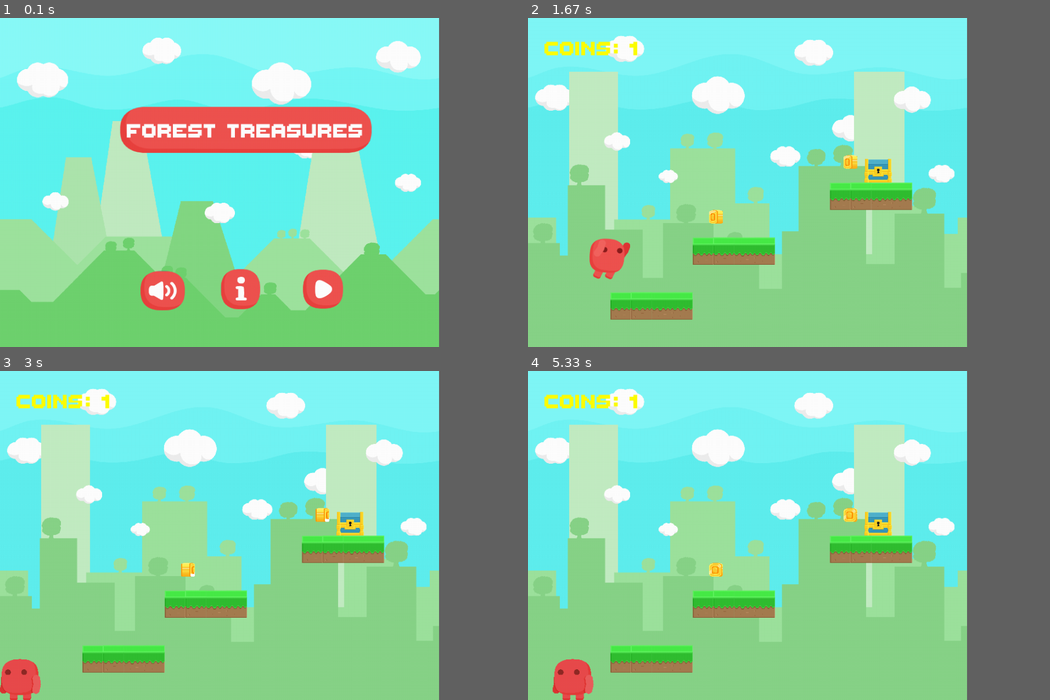
Above: before the commit, frames 1-4 (two rows, left to right).
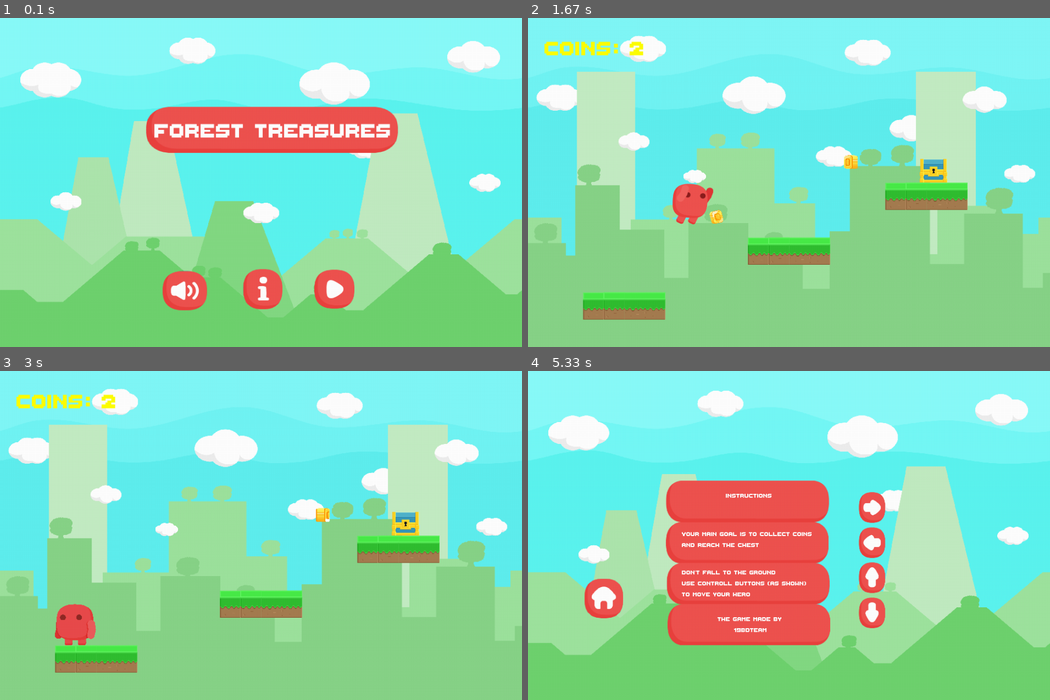
Above: after the commit, the same moments.

Repository: bahamashina/pygame
Game: pygame game, started from main.py
The game is run twice, just before and just after one commit, with the same random seed, the same clock (stepped at 60 frames per second) and the same inputs.
Inputs (mouse positions are in pixels of both pictures, inside the frame that each line leads up to):
- Up to frame 1 (0.1 s): no input
- Up to frame 2 (1.67 s): click (862, 297) at 0.38 s; hold Right 0.67-1.13 s; move the mouse to (768, 195) at 0.7 s; hold Up 1.17-1.47 s; hold Right from 1.5 s (still down)
- Up to frame 3 (3 s): release Right at 1.97 s; hold Left 2-2.53 s; hold Left 2.57-2.97 s
- Up to frame 4 (5.33 s): hold Up 3-3.37 s; hold Right 3.4-4.03 s; hold Left 4.07-4.53 s; hold Esc 4.57-5.03 s; click (789, 663) at 5.12 s
In our replay, the window is 757x568 before the commit and 900x568 after it. These sizes can differ from the game's own. Grey fills any space a smaller window leaves; there, only what the larger window draws over its background counts as a difference.

The runs differ from the first frame. In frame 1, 40% of the frame differs, in the area x 3-100%, y 0-89%; in frame 2, 34%; in frame 3, 35%; in frame 4, 62%, in the area x 0-100%, y 0-100%.

Commit message:
bug fixing

Diff:
--- a/main.py
+++ b/main.py
@@ -1,8 +1,7 @@
 import pygame
 
-
 pygame.init()
-screenwidth = 800
+screenwidth = 950
 screenheight = 600
 screen = pygame.display.set_mode((screenwidth,screenheight))
 pygame.display.set_caption('Forest treasures')
@@ -53,6 +52,7 @@
 	else:
 		button_tick -=2
 
+
 class Player(pygame.sprite.Sprite):
 	# Изначально игрок смотрит вправо, поэтому эта переменная True
 	right = True
@@ -64,8 +64,6 @@
 		super().__init__()
 
 		# Создаем изображение для игрока
-		# Изображение находится в этой же папке проекта
-
 
 		self.images=[pygame.transform.scale(pygame.image.load('pictures/hero.png'),(75,75)),
             pygame.transform.scale(pygame.image.load('pictures/jump.png'),(75,75)),
@@ -128,6 +126,7 @@
 			self.change_y = 0
 
 	def calc_grav(self):
+		global done
 		# Здесь мы вычисляем как быстро объект будет
 		# падать на землю под действием гравитации
 		if self.change_y == 0:
@@ -142,6 +141,7 @@
 					self.flip()
 		# Если уже на земле, то ставим позицию Y как 0
 		if self.rect.y >= screenheight - self.rect.height and self.change_y >= 0:
+			done=True
 			self.change_y = 0
 			self.rect.y = screenheight - self.rect.height
 			if(self.right): # Проверяем куда он смотрит и если что, то переворачиваем его
@@ -173,6 +173,7 @@
 			else:
 				self.image=self.images[2]
 				self.flip()
+
 	# Передвижение игрока
 	def go_left(self):
 		# Сами функции будут вызваны позже из основного цикла
@@ -247,10 +248,8 @@
 		# Также указываем фото платформы
 		self.image = pygame.transform.scale(pygame.image.load('pictures/platform1.png'),(150,50))
 
-
 		# Установите ссылку на изображение прямоугольника
 		self.rect = self.image.get_rect()
-
 
 
 class Enemy(pygame.sprite.Sprite):
@@ -262,12 +261,12 @@
 		self.rect = self.image.get_rect()
 		self.timer=0
 		self.anim =True
+
+
 	def draw(self,player,x,y):
 
 		global current_level_no,done
 		self.speed=2
-
-
 
 		if self.timer == 200:
 			self.anim=False
@@ -317,7 +316,6 @@
 			self.coin_anim =0
 
 
-
 		if self.coin_cnt == 0:
 			self.rect = screen.blit(self.images[0],(x,y))
 
@@ -340,7 +338,7 @@
 		self.player = player
 		self.chest=Chest()
 		self.level=level
-		self.chests=[[600,225],[550,225],[650,225]]
+		self.chests=[[700,225],[770,180],[650,260]]
 		self.coins=[]
 		self.enemy=Enemy()
 
@@ -348,8 +346,8 @@
 		self.enemies_pos=[[],[],[300,50]]
 
 		self.coins_pos = [[[175,450],[330,350],[575,250]],
-                      [[150,300],[425,400],[575,500]],
-                      [[175,150],[330,350],[575,250]]]
+                      [[125,330],[475,300],[600,200]],
+                      [[270,150],[330,350],[575,250]]]
 
 		self.coin_cnt =-1
 
@@ -392,11 +390,10 @@
 		# Массив с данными про платформы. Данные в таком формате:
 		# ширина, высота, x и y позиция
 		level = [
-			[210, 32, 150, 500],
-			[210, 32, 300, 400],
-			[210, 32, 550, 300],
+			[210, 32, 100, 500],
+			[210, 32, 400, 400],
+			[210, 32, 650, 300],
 		]
-
 
 		# Перебираем массив и добавляем каждую платформу в группу спрайтов - platform_list
 		for platform in level:
@@ -407,8 +404,6 @@
 			self.platform_list.add(block)
 
 
-
-
 class Level_02(Level):
 	def __init__(self, player):
 		# Вызываем родительский конструктор
@@ -417,12 +412,11 @@
 		# Массив с данными про платформы. Данные в таком формате:
 		# ширина, высота, x и y позиция
 		level = [
-			[150, 32, 75, 350],
-			[210, 32, 320, 450],
-			[100, 32, 525, 300],
-			[210, 32, 550, 550]
+			[150, 32, 50, 230],
+			[150, 32, 360, 380],
+			[150, 32, 700, 250],
+			[150, 32, 230, 500]
 		]
-
 
 		# Перебираем массив и добавляем каждую платформу в группу спрайтов - platform_list
 		for platform in level:
@@ -432,6 +426,7 @@
 			block.player = self.player
 			self.platform_list.add(block)
 
+
 class Level_03(Level):
 	def __init__(self, player):
 		# Вызываем родительский конструктор
@@ -441,15 +436,15 @@
 		# ширина, высота, x и y позиция
 		level = [
 			[150, 32, 75, 350],
-			[210, 32, 320, 400],
-			[100, 32, 575, 300],
-			[210, 32, 250, 200]
+			[150, 32, 350, 450],
+			[150, 32, 575, 330],
+			[150, 32, 270, 220]
 		]
 
 		# Перебираем массив и добавляем каждую платформу в группу спрайтов - platform_list
 		for platform in level:
 			block = Platform(platform[0], platform[1])
-			block.rect.x = platform[2]
+			block.rect.x = platform[2]+tick
 			block.rect.y = platform[3]
 			block.player = self.player
 			self.platform_list.add(block)
@@ -457,23 +452,27 @@
 def game_over(win):
 	game_over=True
 	while game_over:
-
 		screen.blit(pygame.transform.scale(pygame.image.load('pictures/title2.png'),(500,300)),(200,150))
-		if win :draw_text("You Win",font3,(255,255,0),screen,250,225)
-		else:draw_text("You Lose",font3,(255,255,0),screen,250,225)
-		draw_text("You Score is : {}".format(coin_count),font3,(255,255,0),screen,250,250)
-		draw_text("Press any Button to return",font3,(255,255,0),screen,250,275)
-		draw_text("Main Menu",font3,(255,255,0),screen,250,300)
-
+		if win :draw_text("               You Win",font3,(255,255,0),screen,250,225)
+		else:draw_text("              You Lost",font3,(255,255,0),screen,250,225)
+		draw_text("You Score is : {} out of 9".format(coin_count),font3,(255,255,0),screen,250,250)
+		draw_text("Press ESC Button to return",font3,(255,255,0),screen,250,290)
+		draw_text("Main Menu ",font3,(255,255,0),screen,250,310)
+		draw_text("Press SPACE Button to ",font3,(255,255,0),screen,250,350)
+		draw_text("Play again",font3,(255,255,0),screen,250,370)
 
 		for event in pygame.event.get():
 			if event.type == pygame.QUIT:
 				game_over=False
 			if event.type==pygame.KEYDOWN:
-				game_over=False
+				if event.key == pygame.K_SPACE:
+					game_over=False
+					return True
+				elif event.key == pygame.K_ESCAPE:
+					game_over=False
+					return False
 		pygame.display.update()
 		pygame.time.Clock().tick(30)
-
 
 button_tick=0
 button_anim=True
@@ -485,111 +484,106 @@
 
 def game():
 	global current_level_no,coin_count,done,tick,anim
-	current_level_no = 0
-	coin_count=0
-	# Создаем игрока
-	player = Player()
-	win=False
-
-	# Создаем все уровни
-
-
-	# Устанавливаем текущий уровень
-	hero_pos = [[50,screenheight - player.rect.height],[50,200],[150,300]]
-
-
-	# Цикл будет до тех пор, пока пользователь не нажмет кнопку закрытия
-
-	done = False
-	# Используется для управления скоростью обновления экрана
-	clock = pygame.time.Clock()
-	level_list = [Level_01(player),Level_02(player),Level_03(player)]
-	hero_cnt = 0
-	move=  [[[],[],[]],
-			[[],[],[],[]],
-			[[],[],[]]]
-	tick=0
-	anim=True
-
-
-
-	# Основной цикл программы
-	while not done:
-
-
-
-		if hero_cnt == current_level_no :
-			player.rect.x=hero_pos[current_level_no][0]
-			player.rect.y=hero_pos[current_level_no][1]
-			hero_cnt += 1
-		current_level = level_list[current_level_no]
-
-		active_sprite_list = pygame.sprite.Group()
-		player.level = current_level
-		active_sprite_list.add(player)
-		# Отслеживание действий
-		for event in pygame.event.get():
-			if event.type == pygame.QUIT: # Если закрыл программу, то останавливаем цикл
-				done = True
-
-			# Если нажали на стрелки клавиатуры, то двигаем объект
-			if event.type == pygame.KEYDOWN:
-				if event.key == pygame.K_LEFT:
-					player.go_left()
-				if event.key == pygame.K_RIGHT:
-					player.go_right()
-				if event.key == pygame.K_UP:
-					player.jump()
-
-			if event.type == pygame.KEYUP:
-				if event.key == pygame.K_LEFT and player.change_x < 0:
-					player.stop()
-				if event.key == pygame.K_RIGHT and player.change_x > 0:
-					player.stop()
-
-		# Обновляем игрока
-		active_sprite_list.update()
-
-		# Обновляем объекты на сцене
-		current_level.update()
-
-
-		if current_level_no==1:
-			i=current_level.platform_list.sprites()
-			i[1].rect.x +=tick
-			if tick ==10:
-				anim = False
-			elif tick == -10:
-				anim = True
-
-			if anim:
-				tick +=1
-			else:
-				tick -=1
-
-
-		# Если игрок приблизится к правой стороне, то дальше его не двигаем
-		if player.rect.right > screenwidth:
-			player.rect.right = screenwidth
-
-		# Если игрок приблизится к левой стороне, то дальше его не двигаем
-		if player.rect.left < 0:
-			player.rect.left = 0
-
-		# Рисуем объекты на окне
-		current_level.draw(screen)
-		active_sprite_list.draw(screen)
-		draw_text("Coins: {}".format(coin_count),font4,(255,255,0),screen,30,30)
-
-		# Устанавливаем количество фреймов
-		clock.tick(30)
-
-		# Обновляем экран после рисования объектов
-		pygame.display.flip()
-		if current_level_no ==len(level_list):
-			done=True
-			win=True
-	game_over(win)
+	for play_again in range(1000):
+		current_level_no = 0
+		coin_count=0
+		# Создаем игрока
+		player = Player()
+		win=False
+
+		# Создаем все уровни
+
+		# Устанавливаем текущий уровень
+		hero_pos = [[100,screenheight - 200],[50,200],[150,300]]
+
+		# Цикл будет до тех пор, пока пользователь не нажмет кнопку закрытия
+
+		done = False
+		# Используется для управления скоростью обновления экрана
+		clock = pygame.time.Clock()
+		level_list = [Level_01(player),Level_02(player),Level_03(player)]
+		hero_cnt = 0
+		# move=  [[[],[],[]],
+		# 		[[],[],[],[]],
+		# 		[[],[],[]]]
+		tick=0
+		anim=True
+
+		# Основной цикл программы
+		while not done:
+			if hero_cnt == current_level_no :
+				player.rect.x=hero_pos[current_level_no][0]
+				player.rect.y=hero_pos[current_level_no][1]
+				hero_cnt += 1
+			current_level = level_list[current_level_no]
+
+			active_sprite_list = pygame.sprite.Group()
+			player.level = current_level
+			active_sprite_list.add(player)
+			# Отслеживание действий
+			for event in pygame.event.get():
+				if event.type == pygame.QUIT: # Если закрыл программу, то останавливаем цикл
+					done = True
+
+				# Если нажали на стрелки клавиатуры, то двигаем объект
+				if event.type == pygame.KEYDOWN:
+					if event.key == pygame.K_LEFT:
+						player.go_left()
+					if event.key == pygame.K_RIGHT:
+						player.go_right()
+					if event.key == pygame.K_UP:
+						player.jump()
+
+				if event.type == pygame.KEYUP:
+					if event.key == pygame.K_LEFT and player.change_x < 0:
+						player.stop()
+					if event.key == pygame.K_RIGHT and player.change_x > 0:
+						player.stop()
+
+			# Обновляем игрока
+			active_sprite_list.update()
+
+			# Обновляем объекты на сцене
+			current_level.update()
+
+
+			if current_level_no==1 or current_level_no==2:
+				i=current_level.platform_list.sprites()
+				i[1].rect.x +=tick
+				if tick == 15:
+					anim = False
+				elif tick == -15:
+					anim = True
+
+				if anim:
+					tick +=1
+				else:
+					tick -=1
+
+			# Если игрок приблизится к правой стороне, то дальше его не двигаем
+			if player.rect.right > screenwidth:
+				player.rect.right = screenwidth
+
+			# Если игрок приблизится к левой стороне, то дальше его не двигаем
+			if player.rect.left < 0:
+				player.rect.left = 0
+
+			# Рисуем объекты на окне
+			current_level.draw(screen)
+			active_sprite_list.draw(screen)
+			draw_text("Coins: {}".format(coin_count),font4,(255,255,0),screen,30,30)
+
+			# Устанавливаем количество фреймов
+			clock.tick(30)
+
+			# Обновляем экран после рисования объектов
+			pygame.display.flip()
+			if current_level_no ==len(level_list):
+				done=True
+				win=True
+		play_again=game_over(win)
+		if not play_again:
+			break
 
 def options():
 	global click
@@ -599,17 +593,16 @@
 		menu_button_rect = screen.blit(menu_button,(100,350+button_tick))
 		screen.blit(bg,(0,0))
 		screen.blit(options_titles,(250,200))
-		screen.blit(example_buttons,(600,200))
-
-		draw_text("""This is Forest treasures Game""",font2,(255,255,255),screen,270,220)
-		draw_text("""Your main goal is to collect coins""",font2,(255,255,255),screen,270,250)
-		draw_text("""to controll Hero reach the chest""",font2,(255,255,255),screen,270,290)
-		draw_text("""but avoid enemies which will disturb you""",font2,(255,255,255),screen,270,310)
-		draw_text("""which will disturb you""",font2,(255,255,255),screen,270,360)
-		draw_text("""Use controll buttons as an example:""",font2,(255,255,255),screen,270,380)
-		draw_text("""to controll Hero""",font2,(255,255,255),screen,270,400)
-		draw_text("""The Game Made by """,font2,(255,255,255),screen,270,430)
-		draw_text("""MKM Team""",font2,(255,255,255),screen,270,450)
+		screen.blit(example_buttons,(600,220))
+
+		draw_text("""                  Instructions""",font2,(255,255,255),screen,270,220)
+		draw_text("""  Your main goal is to collect coins""",font2,(255,255,255),screen,270,290)
+		draw_text("""  and reach the chest""",font2,(255,255,255),screen,270,310)
+		draw_text("""  Don't fall to the ground """,font2,(255,255,255),screen,270,360)
+		draw_text("""  Use controll buttons (as shown)""",font2,(255,255,255),screen,270,380)
+		draw_text("""  to move your Hero""",font2,(255,255,255),screen,270,400)
+		draw_text("""               The Game Made by """,font2,(255,255,255),screen,270,445)
+		draw_text("""                     19BDTEAM""",font2,(255,255,255),screen,270,465)
 
 		buttons_animation()
 		mx,my = pygame.mouse.get_pos()
@@ -618,6 +611,7 @@
 			screen.blit(menu_button_2,(98,348+button_tick))
 			if click:
 				pygame.mixer.music.load('music/click.mp3')
+				pygame.mixer.music.load('music/menu_music.mp3')
 				pygame.mixer.music.play(1)
 				option =False
 		else:screen.blit(menu_button,(100,350+button_tick))
@@ -636,9 +630,7 @@
 		pygame.display.update()
 		pygame.time.Clock().tick(30)
 
-
 music=True
-
 
 
 
@@ -650,32 +642,25 @@
     pygame.mixer.music.set_volume(0.5)
 
 
-
-    button_play_rect = screen.blit(button_play,(550,450+button_tick))
-    button_options_rect = screen.blit(button_options,(400,450+button_tick))
-    music_on_rect=screen.blit(music_on,(250,440+button_tick))
-    music_off_rect=screen.blit(music_off,(250,440+button_tick))
+    button_play_rect = screen.blit(button_play,(570,450+button_tick))
+    button_options_rect = screen.blit(button_options,(440,450+button_tick))
+    music_on_rect=screen.blit(music_on,(290,440+button_tick))
+    music_off_rect=screen.blit(music_off,(290,440+button_tick))
 
     while True:
-        button_play_rect = screen.blit(button_play,(550,450+button_tick))
-        button_options_rect = screen.blit(button_options,(400,450+button_tick))
-        music_on_rect=screen.blit(music_on,(250,440+button_tick))
+        button_play_rect = screen.blit(button_play,(570,450+button_tick))
+        button_options_rect = screen.blit(button_options,(440,450+button_tick))
+        music_on_rect=screen.blit(music_on,(290,440+button_tick))
         buttons_animation()
 
-
         screen.blit(bg,(0,0))
-        screen.blit(title,(200+button_tick,150))
-
-
-
-
-
-
-        draw_text("Forest treasures",font4,(255,255,255),screen,225+button_tick,180)
+        screen.blit(title,(247+button_tick,150))
+
+        draw_text("Forest treasures",font4,(255,255,255),screen,275+button_tick,180)
         mx,my = pygame.mouse.get_pos()
 
         if button_play_rect.collidepoint(mx,my):
-            screen.blit(button_play_2,(550,450+button_tick))
+            screen.blit(button_play_2,(570,450+button_tick))
             if click:
                 pygame.mixer.music.load('music/click.mp3')
                 pygame.mixer.music.play(1)
@@ -687,37 +672,34 @@
                     pygame.mixer.music.load('music/menu_music.mp3')
                     pygame.mixer.music.play(1)
         else :
-            screen.blit(button_play,(550,450+button_tick))
+            screen.blit(button_play,(570,450+button_tick))
         if button_options_rect.collidepoint(mx,my):
-            screen.blit(button_options_2,(400,450+button_tick))
+            screen.blit(button_options_2,(440,450+button_tick))
             if click:
                 pygame.mixer.music.load('music/click.mp3')
                 pygame.mixer.music.play(1)
                 options()
         else :
-            screen.blit(button_options,(400,450+button_tick))
+            screen.blit(button_options,(440,450+button_tick))
         if music:
             if music_on_rect.collidepoint(mx,my):
-                screen.blit(music_on_2,(250,440+button_tick))
+                screen.blit(music_on_2,(290,440+button_tick))
                 if click:
                     pygame.mixer.music.set_volume(0)
                     music = False
             else :
-                screen.blit(music_on,(250,440+button_tick))
+                screen.blit(music_on,(290,440+button_tick))
         else:
             if music_off_rect.collidepoint(mx,my):
-                screen.blit(music_off_2,(250,440+button_tick))
+                screen.blit(music_off_2,(290,440+button_tick))
                 if click:
                     pygame.mixer.music.set_volume(1)
                     music = True
             else:
-                screen.blit(music_off,(250,440+button_tick))
-
-
-
-
+                screen.blit(music_off,(290,440+button_tick))
 
         click=False
+
 
         for event in pygame.event.get():
             if event.type == pygame.QUIT:
